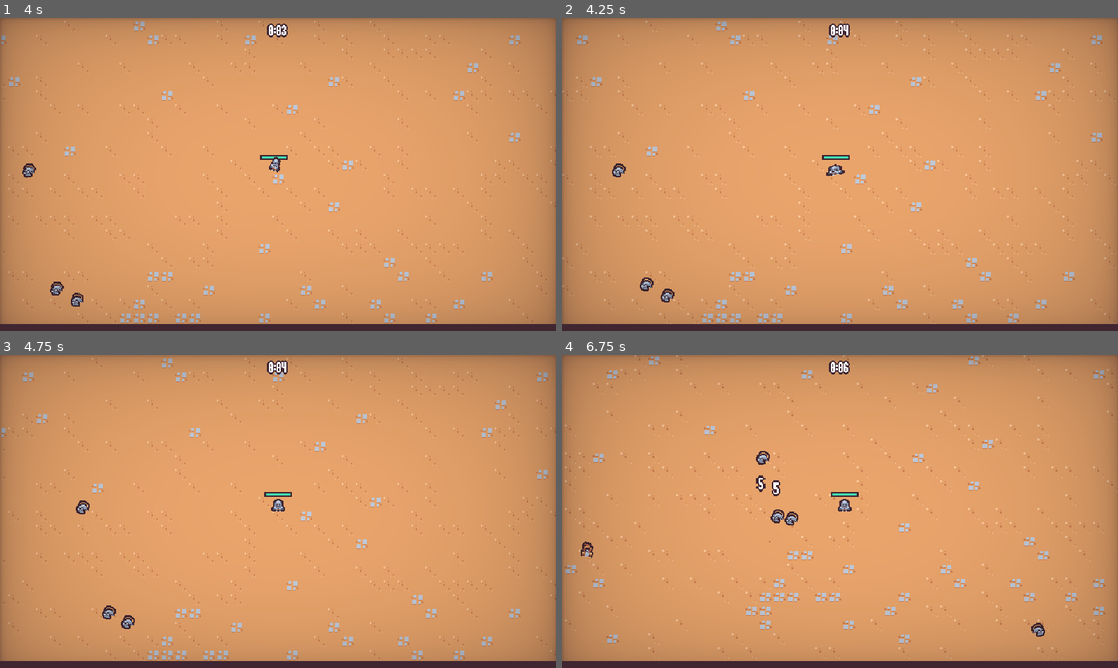
Above: before the commit, frames 1-4 (two rows, left to right).
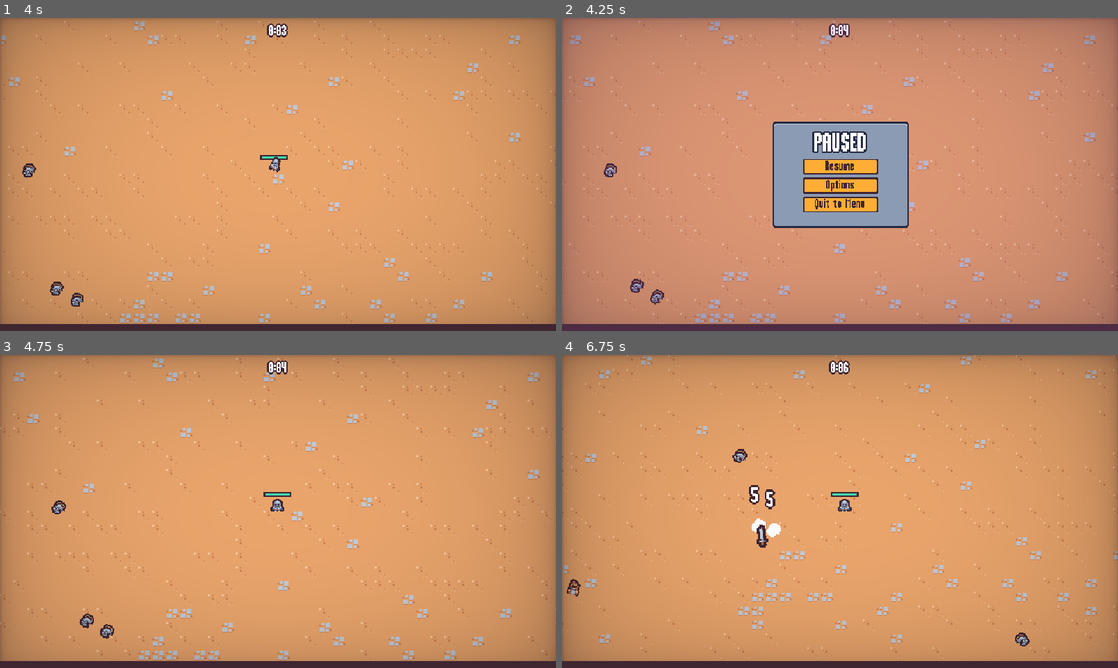
Above: after the commit, the same moments.

Repository: ShayQ/2DSurvivorGame
Game: Godot game, scene res://scenes/main/main.tscn
Two runs of this game, one before a commit and one after it. Both use one fixed random seed, a clock stepped at 60 frames per second and the inputs below. This scene is started directly instead of the project's main scene.
Inputs (mouse positions are in pixels of both pictures, inside the frame that each line leads up to):
- Up to frame 1 (4 s): move the mouse to (400, 158) at 0.52 s; press the mouse at (400, 158) at 0.53 s; hold D (move_right) 0.53-1.28 s; move the mouse to (166, 190) at 1.27 s; release the mouse at (166, 190) at 1.28 s; hold S (move_down) 1.28-2.03 s; click (166, 190) at 1.35 s; move the mouse to (333, 105) at 2.02 s; press the mouse at (333, 105) at 2.03 s; hold D (move_right) 2.03-2.78 s; move the mouse to (250, 237) at 2.77 s; release the mouse at (250, 237) at 2.78 s; hold W (move_up) 2.78-3.53 s; click (250, 237) at 2.85 s; move the mouse to (444, 221) at 3.52 s; press the mouse at (444, 221) at 3.53 s; hold A (move_left) from 3.53 s (still down)
- Up to frame 2 (4.25 s): keep holding A (move_left); tap Escape (pause, bound only after the commit) at 4.15 s
- Up to frame 3 (4.75 s): release A (move_left) at 4.25 s; release the mouse at (444, 558) at 4.25 s; click (278, 502) at 4.25 s, where only the run after the commit has a clickable "Resume"
- Up to frame 4 (6.75 s): move the mouse to (673, 464) at 5.02 s; hold A (move_left) 5.03-5.78 s; click (673, 464) at 5.1 s; move the mouse to (867, 511) at 5.77 s; press the mouse at (867, 511) at 5.78 s; hold S (move_down) 5.78-6.53 s; move the mouse to (756, 433) at 6.52 s; release the mouse at (756, 433) at 6.53 s; hold D (move_right) from 6.53 s (still down); click (756, 433) at 6.6 s

Frame 1 is identical in both runs. In frame 2, 13% of the frame differs, in the area x 0-100%, y 0-98%; in frame 3, 5.4%; in frame 4, 5.8%.

Commit message:
added pause menu

Diff:
--- a/project.godot
+++ b/project.godot
@@ -67,6 +67,12 @@
 "events": [Object(InputEventMouseButton,"resource_local_to_scene":false,"resource_name":"","device":-1,"window_id":0,"a …(253 unchanged characters)…
 ]
 }
+pause={
+"deadzone": 0.5,
+"events": [Object(InputEventKey,"resource_local_to_scene":false,"resource_name":"","device":-1,"window_id":0,"alt_pressed":false,"shift_pressed":false,"ctrl_pressed":false,"meta_pressed":false,"pressed":false,"keycode":0,"physical_keycode":4194305,"key_label":0,"unicode":0,"echo":false,"script":null)
+, Object(InputEventKey,"resource_local_to_scene":false,"resource_name":"","device":-1,"window_id":0,"alt_pressed":false,"shift_pressed":false,"ctrl_pressed":false,"meta_pressed":false,"pressed":false,"keycode":0,"physical_keycode":80,"key_label":0,"unicode":112,"echo":false,"script":null)
+]
+}
 
 [layer_names]
 
--- a/resources/theme/theme.tres
+++ b/resources/theme/theme.tres
@@ -41,6 +41,35 @@
 texture_margin_bottom = 3.0
 region_rect = Rect2(4, 20, 8, 8)
 
+[sub_resource type="PlaceholderTexture2D" id="PlaceholderTexture2D_u1j2m"]
+size = Vector2(0, 0)
+
+[sub_resource type="PlaceholderTexture2D" id="PlaceholderTexture2D_ae6qi"]
+size = Vector2(0, 0)
+
+[sub_resource type="StyleBoxFlat" id="StyleBoxFlat_ucl1b"]
+bg_color = Color(0.458824, 0.890196, 1, 1)
+border_width_left = 2
+border_width_top = 2
+border_width_right = 2
+border_width_bottom = 2
+border_color = Color(0.8, 0.8, 0.8, 0)
+
+[sub_resource type="StyleBoxFlat" id="StyleBoxFlat_eh0ch"]
+bg_color = Color(0.458824, 0.890196, 1, 1)
+border_width_left = 2
+border_width_top = 2
+border_width_right = 2
+border_width_bottom = 2
+border_color = Color(0.8, 0.8, 0.8, 0)
+
+[sub_resource type="StyleBoxFlat" id="StyleBoxFlat_e23nq"]
+content_margin_left = 2.0
+content_margin_top = 6.0
+content_margin_right = 2.0
+content_margin_bottom = 6.0
+bg_color = Color(0.247059, 0.14902, 0.192157, 1)
+
 [sub_resource type="StyleBoxTexture" id="StyleBoxTexture_o4jy3"]
 texture = ExtResource("1_ohdlv")
 texture_margin_left = 4.0
@@ -57,6 +86,12 @@
 default_font_size = 16
 AlternatePanelContainer/base_type = &"PanelContainer"
 AlternatePanelContainer/styles/panel = SubResource("StyleBoxTexture_gpce0")
+BlueOutlineLabel/base_type = &"Label"
+BlueOutlineLabel/colors/font_outline_color = Color(0.14902, 0.168627, 0.266667, 1)
+BlueOutlineLabel/colors/font_shadow_color = Color(0.14902, 0.168627, 0.266667, 1)
+BlueOutlineLabel/constants/outline_size = 8
+BlueOutlineLabel/constants/shadow_offset_x = 0
+BlueOutlineLabel/constants/shadow_offset_y = 0
 Button/colors/font_color = Color(0.247059, 0.14902, 0.192157, 1)
 Button/colors/font_focus_color = Color(0.247059, 0.14902, 0.192157, 1)
 Button/colors/font_hover_color = Color(0.741176, 0.423529, 0.290196, 1)
@@ -65,6 +100,11 @@
 Button/styles/hover = SubResource("StyleBoxTexture_hlpx5")
 Button/styles/normal = SubResource("StyleBoxTexture_7wvp6")
 Button/styles/pressed = SubResource("StyleBoxTexture_dfa1o")
+HSlider/icons/grabber = SubResource("PlaceholderTexture2D_u1j2m")
+HSlider/icons/grabber_highlight = SubResource("PlaceholderTexture2D_ae6qi")
+HSlider/styles/grabber_area = SubResource("StyleBoxFlat_ucl1b")
+HSlider/styles/grabber_area_highlight = SubResource("StyleBoxFlat_eh0ch")
+HSlider/styles/slider = SubResource("StyleBoxFlat_e23nq")
 Label/constants/line_spacing = 0
 PanelContainer/styles/panel = SubResource("StyleBoxTexture_o4jy3")
 ProgressBar/styles/background = SubResource("StyleBoxFlat_jg2xj")
--- a/scenes/main/main.gd
+++ b/scenes/main/main.gd
@@ -2,8 +2,16 @@
 
 @export var end_screen_scene: PackedScene
 
+var pause_menu_scene = preload("res://scenes/ui/pause_menu.tscn")
+
 func _ready():
 	$%Player.health_component.died.connect(on_player_died)
+
+
+func _unhandled_input(event):
+	if event.is_action_pressed("pause"):
+		add_child(pause_menu_scene.instantiate())
+		get_tree().root.set_input_as_handled()
 
 
 func on_player_died():
--- a/scenes/ui/ability_upgrade_card.tscn
+++ b/scenes/ui/ability_upgrade_card.tscn
@@ -247,8 +247,7 @@
 [node name="NameLabel" type="Label" parent="MarginContainer/VBoxContainer/PanelContainer"]
 unique_name_in_owner = true
 layout_mode = 2
-theme_override_colors/font_outline_color = Color(0.14902, 0.168627, 0.266667, 1)
-theme_override_constants/outline_size = 8
+theme_type_variation = &"BlueOutlineLabel"
 theme_override_font_sizes/font_size = 32
 text = "Test name"
 horizontal_alignment = 1
@@ -257,8 +256,6 @@
 [node name="DescriptionLabel" type="Label" parent="MarginContainer/VBoxContainer"]
 unique_name_in_owner = true
 layout_mode = 2
-theme_override_colors/font_shadow_color = Color(0.14902, 0.168627, 0.266667, 1)
-theme_override_colors/font_outline_color = Color(0.14902, 0.168627, 0.266667, 1)
-theme_override_constants/outline_size = 8
+theme_type_variation = &"BlueOutlineLabel"
 text = "Write some description here as you write a long description"
 autowrap_mode = 2
--- a/scenes/ui/end_screen.tscn
+++ b/scenes/ui/end_screen.tscn
@@ -117,11 +117,7 @@
 [node name="TitleLabel" type="Label" parent="MarginContainer/PanelContainer/MarginContainer/VBoxContainer"]
 unique_name_in_owner = true
 layout_mode = 2
-theme_override_colors/font_shadow_color = Color(0.14902, 0.168627, 0.266667, 1)
-theme_override_colors/font_outline_color = Color(0.14902, 0.168627, 0.266667, 1)
-theme_override_constants/shadow_offset_x = 0
-theme_override_constants/shadow_offset_y = 0
-theme_override_constants/outline_size = 8
+theme_type_variation = &"BlueOutlineLabel"
 theme_override_font_sizes/font_size = 32
 text = "Victory"
 horizontal_alignment = 1
@@ -130,11 +126,7 @@
 [node name="DescriptionLabel" type="Label" parent="MarginContainer/PanelContainer/MarginContainer/VBoxContainer"]
 unique_name_in_owner = true
 layout_mode = 2
-theme_override_colors/font_shadow_color = Color(0.14902, 0.168627, 0.266667, 1)
-theme_override_colors/font_outline_color = Color(0.14902, 0.168627, 0.266667, 1)
-theme_override_constants/shadow_offset_x = 0
-theme_override_constants/shadow_offset_y = 0
-theme_override_constants/outline_size = 8
+theme_type_variation = &"BlueOutlineLabel"
 text = "You won!
 "
 horizontal_alignment = 1
--- a/scenes/ui/main_menu.tscn
+++ b/scenes/ui/main_menu.tscn
@@ -1,7 +1,8 @@
-[gd_scene load_steps=4 format=3 uid="uid://bo00lat4nuyqw"]
+[gd_scene load_steps=5 format=3 uid="uid://bo00lat4nuyqw"]
 
 [ext_resource type="TileSet" uid="uid://dkyssjg6jyb8l" path="res://resources/tileset.tres" id="1_bxxoq"]
 [ext_resource type="Script" path="res://scenes/ui/main_menu.gd" id="1_thuc2"]
+[ext_resource type="PackedScene" uid="uid://7fs2i3pkbeq3" path="res://scenes/ui/vignette.tscn" id="2_hqlk6"]
 [ext_resource type="PackedScene" uid="uid://dcnrbddo7he3k" path="res://scenes/ui/sound_button.tscn" id="2_scf5f"]
 
 [node name="MainMenu" type="CanvasLayer"]
@@ -39,6 +40,7 @@
 
 [node name="Label" type="Label" parent="MarginContainer/PanelContainer/MarginContainer/VBoxContainer"]
 layout_mode = 2
+theme_type_variation = &"BlueOutlineLabel"
 theme_override_font_sizes/font_size = 32
 text = "The Arena"
 
@@ -56,3 +58,6 @@
 unique_name_in_owner = true
 layout_mode = 2
 text = "Quit"
+
+[node name="Vignette" parent="." instance=ExtResource("2_hqlk6")]
+layer = 2
--- a/scenes/ui/options_menu.tscn
+++ b/scenes/ui/options_menu.tscn
@@ -1,10 +1,12 @@
-[gd_scene load_steps=4 format=3 uid="uid://csfv475aosb2y"]
+[gd_scene load_steps=5 format=3 uid="uid://csfv475aosb2y"]
 
 [ext_resource type="Script" path="res://scenes/ui/options_menu.gd" id="1_aos7g"]
+[ext_resource type="PackedScene" uid="uid://7fs2i3pkbeq3" path="res://scenes/ui/vignette.tscn" id="2_0l36o"]
 [ext_resource type="TileSet" uid="uid://dkyssjg6jyb8l" path="res://resources/tileset.tres" id="2_lgrb2"]
 [ext_resource type="PackedScene" uid="uid://dcnrbddo7he3k" path="res://scenes/ui/sound_button.tscn" id="3_0gmad"]
 
 [node name="OptionsMenu" type="CanvasLayer"]
+layer = 2
 script = ExtResource("1_aos7g")
 
 [node name="TileMap" type="TileMap" parent="."]
@@ -17,6 +19,8 @@
 anchors_preset = 15
 anchor_right = 1.0
 anchor_bottom = 1.0
+offset_left = -3.0
+offset_right = -3.0
 grow_horizontal = 2
 grow_vertical = 2
 
@@ -41,6 +45,7 @@
 
 [node name="Label" type="Label" parent="MarginContainer/PanelContainer/MarginContainer/VBoxContainer"]
 layout_mode = 2
+theme_type_variation = &"BlueOutlineLabel"
 theme_override_font_sizes/font_size = 32
 text = "Options"
 horizontal_alignment = 1
@@ -54,6 +59,7 @@
 
 [node name="Label" type="Label" parent="MarginContainer/PanelContainer/MarginContainer/VBoxContainer/VBoxContainer/SfxOptionContainer"]
 layout_mode = 2
+theme_type_variation = &"BlueOutlineLabel"
 text = "SFX Volume"
 
 [node name="SfxSlider" type="HSlider" parent="MarginContainer/PanelContainer/MarginContainer/VBoxContainer/VBoxContainer/SfxOptionContainer"]
@@ -67,6 +73,7 @@
 
 [node name="Label" type="Label" parent="MarginContainer/PanelContainer/MarginContainer/VBoxContainer/VBoxContainer/MusicOptionContainer"]
 layout_mode = 2
+theme_type_variation = &"BlueOutlineLabel"
 text = "Music Volume"
 
 [node name="MusicSlider" type="HSlider" parent="MarginContainer/PanelContainer/MarginContainer/VBoxContainer/VBoxContainer/MusicOptionContainer"]
@@ -74,12 +81,14 @@
 layout_mode = 2
 max_value = 1.0
 step = 0.1
+value = 0.5
 
 [node name="WindowOptionContainer" type="VBoxContainer" parent="MarginContainer/PanelContainer/MarginContainer/VBoxContainer/VBoxContainer"]
 layout_mode = 2
 
 [node name="Label" type="Label" parent="MarginContainer/PanelContainer/MarginContainer/VBoxContainer/VBoxContainer/WindowOptionContainer"]
 layout_mode = 2
+theme_type_variation = &"BlueOutlineLabel"
 text = "Window Mode"
 
 [node name="WindowButton" parent="MarginContainer/PanelContainer/MarginContainer/VBoxContainer/VBoxContainer/WindowOptionContainer" instance=ExtResource("3_0gmad")]
@@ -94,3 +103,6 @@
 layout_mode = 2
 size_flags_horizontal = 0
 text = "Back"
+
+[node name="Vignette" parent="." instance=ExtResource("2_0l36o")]
+layer = 3
--- /dev/null
+++ b/scenes/ui/pause_menu.gd
@@ -0,0 +1,62 @@
+extends CanvasLayer
+
+@onready var panel_container = %PanelContainer
+
+var options_menu_scene = preload("res://scenes/ui/options_menu.tscn")
+var is_closing
+
+func _ready():
+	get_tree().paused = true
+	panel_container.pivot_offset = panel_container.size / 2
+	$%ResumeButton.pressed.connect(on_resume_pressed)
+	$%OptionsButton.pressed.connect(on_options_pressed)
+	$%QuitButton.pressed.connect(on_quit_pressed)
+
+	$AnimationPlayer.play("default")
+
+	var tween = create_tween()
+	tween.tween_property(panel_container, "scale", Vector2.ZERO, 0)
+	tween.tween_property(panel_container, "scale", Vector2.ONE, .3)\
+	.set_ease(Tween.EASE_OUT).set_trans(Tween.TRANS_BACK)
+
+
+func _unhandled_input(event):
+	if event.is_action_pressed("pause"):
+		close()
+		get_tree().root.set_input_as_handled()
+
+
+func close():
+	if is_closing:
+		return
+
+	is_closing = true
+	$AnimationPlayer.play_backwards("default")
+
+	var tween = create_tween()
+	tween.tween_property(panel_container, "scale", Vector2.ONE, 0)
+	tween.tween_property(panel_container, "scale", Vector2.ZERO, .3)\
+	.set_ease(Tween.EASE_IN).set_trans(Tween.TRANS_BACK)
+
+	await tween.finished
+
+	get_tree().paused = false
+	queue_free()
+
+func on_resume_pressed():
+	close()
+
+
+func on_options_pressed():
+	var options_menu_instance = options_menu_scene.instantiate()
+	add_child(options_menu_instance)
+	options_menu_instance.back_pressed.connect(on_options_back_pressed.bind(options_menu_instance))
+
+
+func on_quit_pressed():
+	get_tree().paused = false
+	get_tree().change_scene_to_file("res://scenes/ui/main_menu.tscn")
+
+
+func on_options_back_pressed(options_menu: Node):
+	options_menu.queue_free()
--- /dev/null
+++ b/scenes/ui/pause_menu.tscn
@@ -0,0 +1,112 @@
+[gd_scene load_steps=6 format=3 uid="uid://c4ubg8x0lj4w7"]
+
+[ext_resource type="Script" path="res://scenes/ui/pause_menu.gd" id="1_3fxfj"]
+[ext_resource type="PackedScene" uid="uid://dcnrbddo7he3k" path="res://scenes/ui/sound_button.tscn" id="3_lrtf3"]
+
+[sub_resource type="Animation" id="Animation_j4p7n"]
+length = 0.001
+tracks/0/type = "value"
+tracks/0/imported = false
+tracks/0/enabled = true
+tracks/0/path = NodePath("ColorRect:modulate")
+tracks/0/interp = 1
+tracks/0/loop_wrap = true
+tracks/0/keys = {
+"times": PackedFloat32Array(0),
+"transitions": PackedFloat32Array(1),
+"update": 0,
+"values": [Color(1, 1, 1, 1)]
+}
+
+[sub_resource type="Animation" id="Animation_syqv6"]
+resource_name = "default"
+length = 0.15
+step = 0.05
+tracks/0/type = "value"
+tracks/0/imported = false
+tracks/0/enabled = true
+tracks/0/path = NodePath("ColorRect:modulate")
+tracks/0/interp = 1
+tracks/0/loop_wrap = true
+tracks/0/keys = {
+"times": PackedFloat32Array(0, 0.15),
+"transitions": PackedFloat32Array(1, 1),
+"update": 0,
+"values": [Color(1, 1, 1, 0), Color(1, 1, 1, 1)]
+}
+
+[sub_resource type="AnimationLibrary" id="AnimationLibrary_2qbgs"]
+_data = {
+"RESET": SubResource("Animation_j4p7n"),
+"default": SubResource("Animation_syqv6")
+}
+
+[node name="PauseMenu" type="CanvasLayer"]
+process_mode = 3
+script = ExtResource("1_3fxfj")
+
+[node name="ColorRect" type="ColorRect" parent="."]
+offset_right = 640.0
+offset_bottom = 360.0
+grow_horizontal = 2
+grow_vertical = 2
+color = Color(0.607843, 0.298039, 0.639216, 0.352941)
+
+[node name="MarginContainer" type="MarginContainer" parent="."]
+anchors_preset = 15
+anchor_right = 1.0
+anchor_bottom = 1.0
+grow_horizontal = 2
+grow_vertical = 2
+
+[node name="PanelContainer" type="PanelContainer" parent="MarginContainer"]
+unique_name_in_owner = true
+custom_minimum_size = Vector2(180, 140)
+layout_mode = 2
+size_flags_horizontal = 4
+size_flags_vertical = 4
+
+[node name="MarginContainer" type="MarginContainer" parent="MarginContainer/PanelContainer"]
+layout_mode = 2
+theme_override_constants/margin_left = 8
+theme_override_constants/margin_top = 0
+theme_override_constants/margin_right = 8
+theme_override_constants/margin_bottom = 8
+
+[node name="VBoxContainer" type="VBoxContainer" parent="MarginContainer/PanelContainer/MarginContainer"]
+custom_minimum_size = Vector2(150, 0)
+layout_mode = 2
+size_flags_horizontal = 4
+size_flags_vertical = 4
+
+[node name="Label" type="Label" parent="MarginContainer/PanelContainer/MarginContainer/VBoxContainer"]
+layout_mode = 2
+theme_type_variation = &"BlueOutlineLabel"
+theme_override_font_sizes/font_size = 32
+text = "PAUSED"
+horizontal_alignment = 1
+
+[node name="VBoxContainer" type="VBoxContainer" parent="MarginContainer/PanelContainer/MarginContainer/VBoxContainer"]
+custom_minimum_size = Vector2(100, 0)
+layout_mode = 2
+size_flags_horizontal = 4
+
+[node name="ResumeButton" parent="MarginContainer/PanelContainer/MarginContainer/VBoxContainer/VBoxContainer" instance=ExtResource("3_lrtf3")]
+unique_name_in_owner = true
+layout_mode = 2
+text = "Resume"
+
+[node name="OptionsButton" parent="MarginContainer/PanelContainer/MarginContainer/VBoxContainer/VBoxContainer" instance=ExtResource("3_lrtf3")]
+unique_name_in_owner = true
+layout_mode = 2
+text = "Options"
+
+[node name="QuitButton" parent="MarginContainer/PanelContainer/MarginContainer/VBoxContainer/VBoxContainer" instance=ExtResource("3_lrtf3")]
+unique_name_in_owner = true
+layout_mode = 2
+text = "Quit to Menu"
+
+[node name="AnimationPlayer" type="AnimationPlayer" parent="."]
+libraries = {
+"": SubResource("AnimationLibrary_2qbgs")
+}
Not shown: 1 places in resources/theme/theme.tres that only renumber resources
